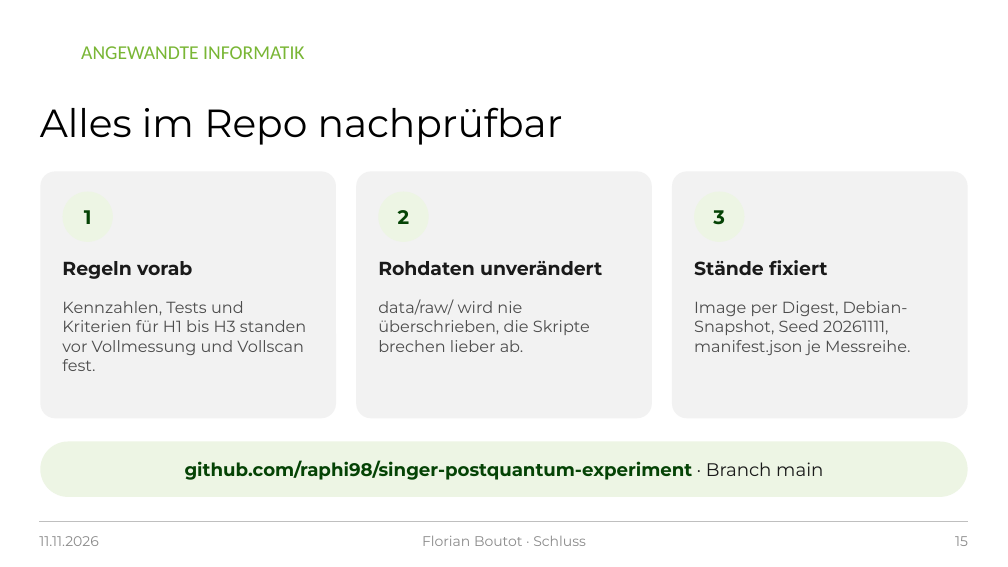
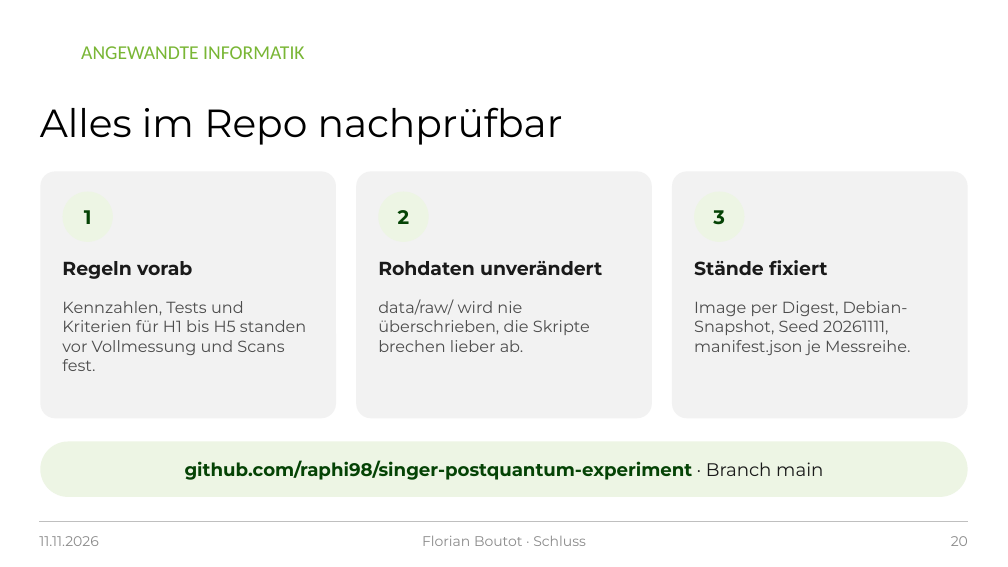
Before and after one commit to raphi98/singer-postquantum-experiment, a slide deck: slide 20 of praesentation/PQ-TLS_Praesentation_2026-11-11.pptx (slide 15 before the commit). Drawn at 1008x567 pixels with LibreOffice and Linux fonts; fonts in the diff are those of the drawing; background and template pictures are left out. Boxes give left, top, right and bottom in pixels: in the first picture for what was removed or moved away, otherwise in the second. Text is boxed around its words. In the diff, an @@ line names an element or a change of style, - is before the commit and + after.

```diff
--- a/praesentation/PQ-TLS_Praesentation_2026-11-11.pptx
+++ b/praesentation/PQ-TLS_Praesentation_2026-11-11.pptx
@@ text at (62,301,306,371): text changed @@
-Kennzahlen, Tests und Kriterien für H1 bis H3 standen vor Vollmessung und Vollscan fest.
+Kennzahlen, Tests und Kriterien für H1 bis H5 standen vor Vollmessung und Scans fest.
@@ page number at (951,536,968,546): text changed @@
-15
+20
```
Also in this commit, not shown: 4 other slides changed, 5 slides added, 15 other files.
